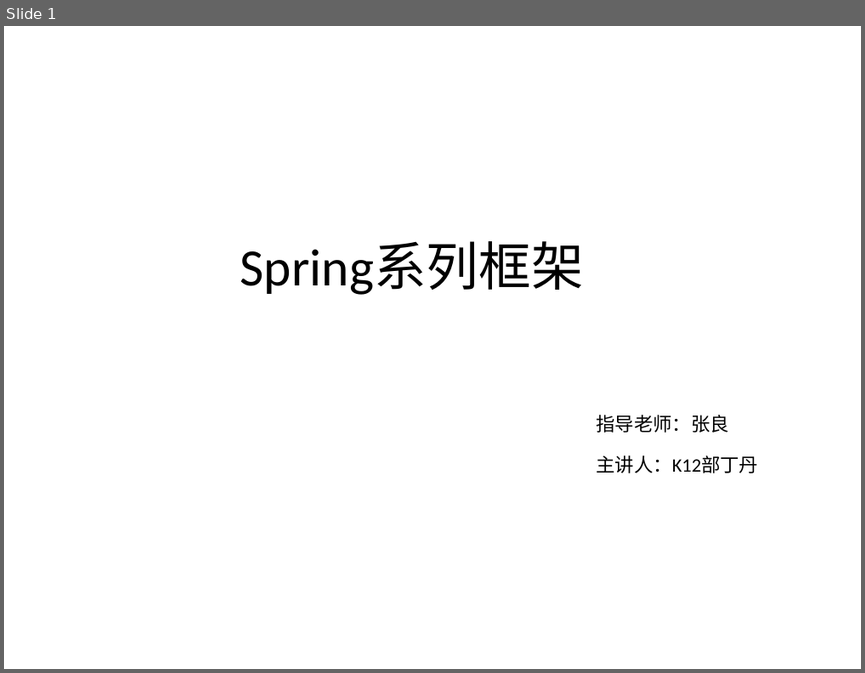
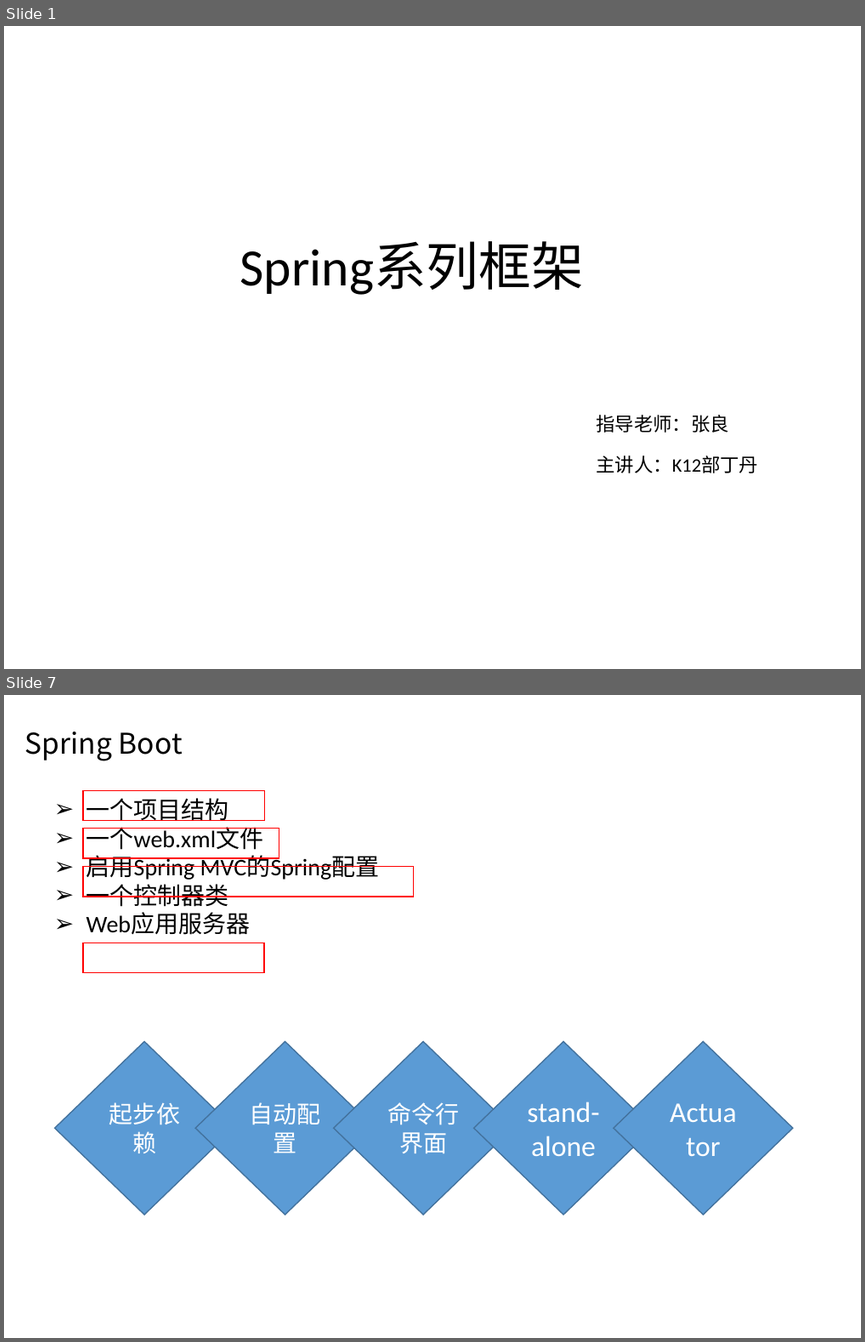
Before and after one commit to Sara-D/Spring, a slide deck: Spring.pptx. Shown one above the other, each under a label of ours: slide 1 before the commit, slides 1 and 7 after it; the slides between them are not shown. The pictures are 865x673 and 865x1342 pixels, drawn with LibreOffice and Linux fonts; fonts in the diff are those of the drawing; background and template pictures are left out. Boxes give left, top, right and bottom in pixels: in the first picture for what was removed or moved away, otherwise in the second. Text is boxed around its words. In the diff, an @@ line names an element or a change of style, - is before the commit and + after.

```diff
--- a/Spring.pptx
+++ b/Spring.pptx
@@ slide 7 added at bbox=[4, 695, 861, 1338], background picture (left out) @@
@@ text added at bbox=[25, 732, 182, 761], 24 pt, text #000000 @@
+Spring Boot
@@ rectangle added at bbox=[83, 791, 263, 821], outline #FF0000 1 pt @@
@@ text added at bbox=[86, 798, 380, 935], 20 pt, text #000000 @@
+➢ 一个项目结构
+➢ 一个web.xml文件
+➢ 启用Spring MVC的Spring配置
+➢ 一个控制器类
+➢ Web应用服务器
@@ rectangle added at bbox=[83, 828, 279, 858], outline #FF0000 1 pt @@
@@ rectangle added at bbox=[83, 867, 413, 896], outline #FF0000 1 pt @@
@@ rectangle added at bbox=[83, 942, 263, 973], outline #FF0000 1 pt @@
@@ diamond added at bbox=[54, 1041, 234, 1214], fill #5B9BD5, outline #43739E 1 pt, 20 pt, text #FFFFFF @@
+起步依赖
@@ diamond added at bbox=[195, 1041, 374, 1214], fill #5B9BD5, outline #43739E 1 pt, 20 pt, text #FFFFFF @@
+自动配置
@@ diamond added at bbox=[334, 1041, 513, 1214], fill #5B9BD5, outline #43739E 1 pt, 20 pt, text #FFFFFF @@
+命令行界面
@@ diamond added at bbox=[473, 1041, 653, 1214], fill #5B9BD5, outline #43739E 1 pt, 24 pt, text #FFFFFF @@
+stand-alone
@@ diamond added at bbox=[613, 1041, 792, 1214], fill #5B9BD5, outline #43739E 1 pt, 24 pt, text #FFFFFF @@
+Actuator
```
Also in this commit, not shown: 5 slides changed, 4 other slides added, 3 slides removed.
